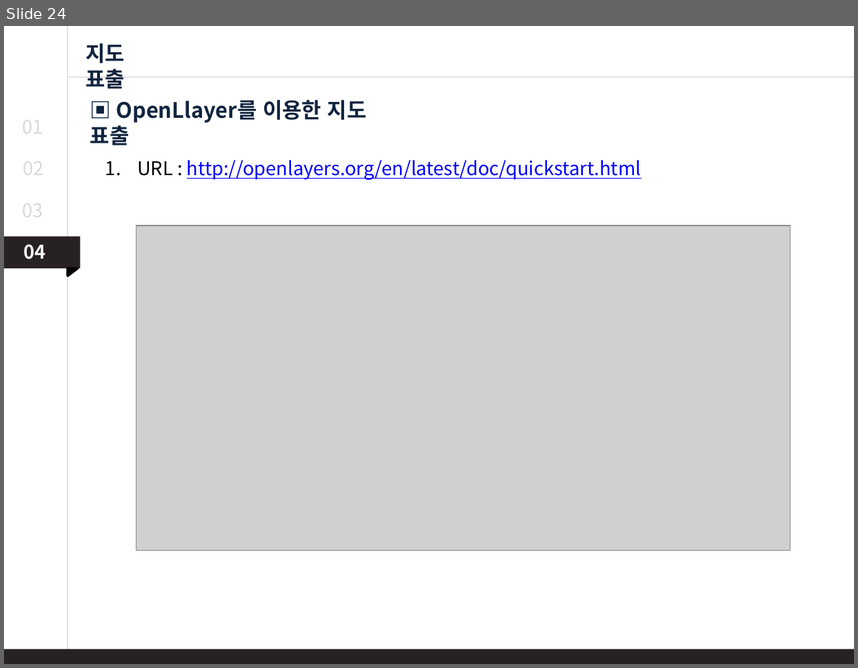
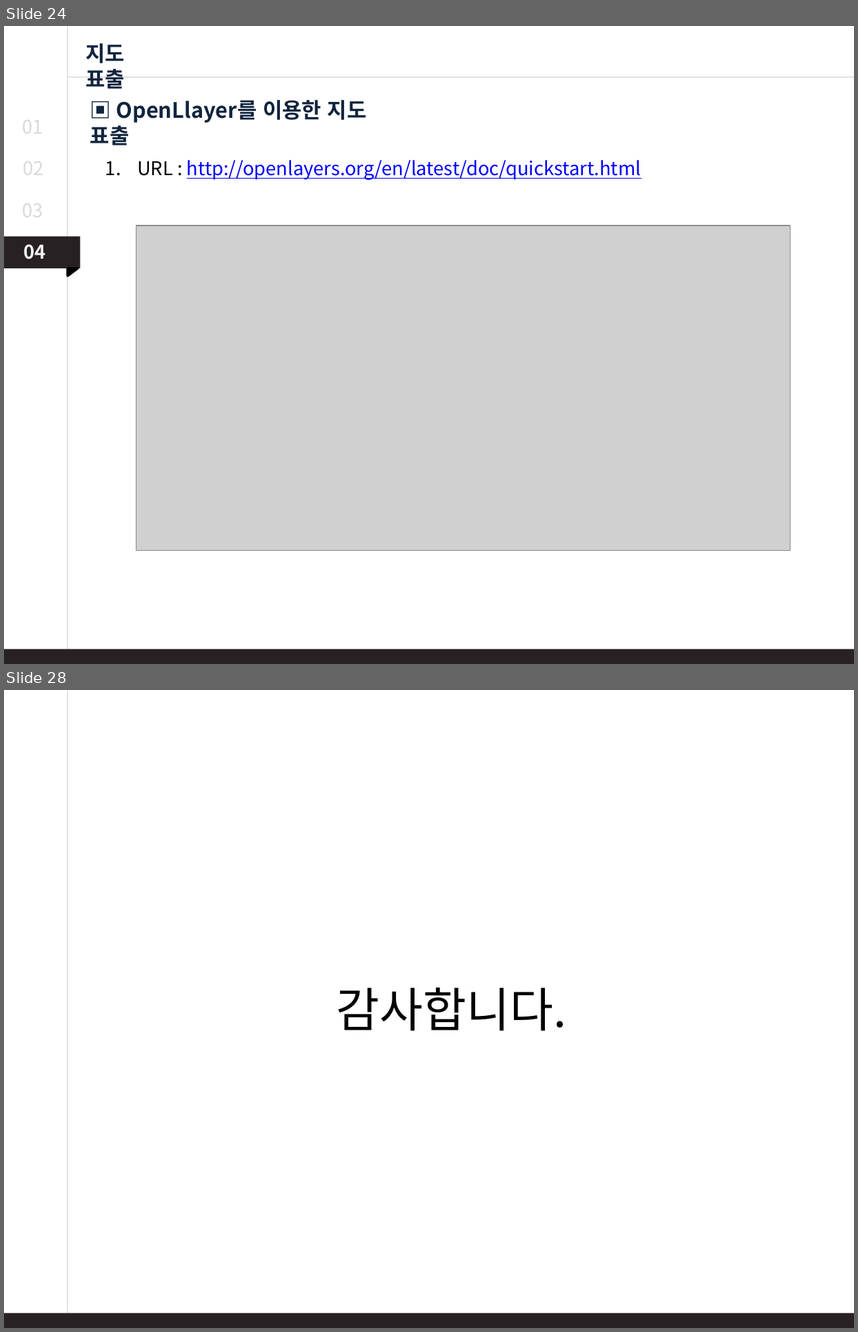
Before and after one commit to swat018/uos_geoserver, a slide deck: GeoServer_박진우.pptx. Shown one above the other, each under a label of ours: slide 24 before the commit, slides 24 and 28 after it; the slides between them are not shown. The pictures are 858x668 and 858x1332 pixels, drawn with LibreOffice and Linux fonts; fonts in the diff are those of the drawing; grey boxes stand for pictures. Boxes give left, top, right and bottom in pixels: in the first picture for what was removed or moved away, otherwise in the second. Text is boxed around its words. In the diff, an @@ line names an element or a change of style, - is before the commit and + after.

```diff
--- a/GeoServer_박진우.pptx
+++ b/GeoServer_박진우.pptx
@@ slide 28 added at (x1=4, y1=690, x2=854, y2=1328), background #FFFFFF @@
@@ line added from (67, 690) to (67, 1328), #A6A6A6 0.75 pt @@
@@ text added at (x1=337, y1=987, x2=567, y2=1031), 40 pt, text #000000 @@
+감사합니다.
@@ rectangle added at (x1=4, y1=1312, x2=854, y2=1328), fill #272123 @@
```
Also in this commit, not shown: 5 slides changed.
